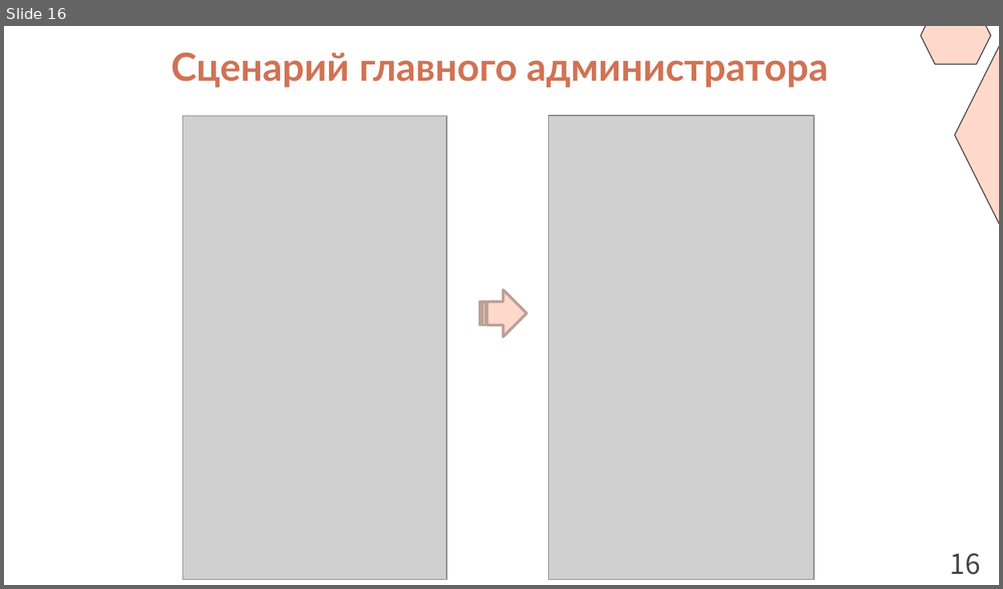
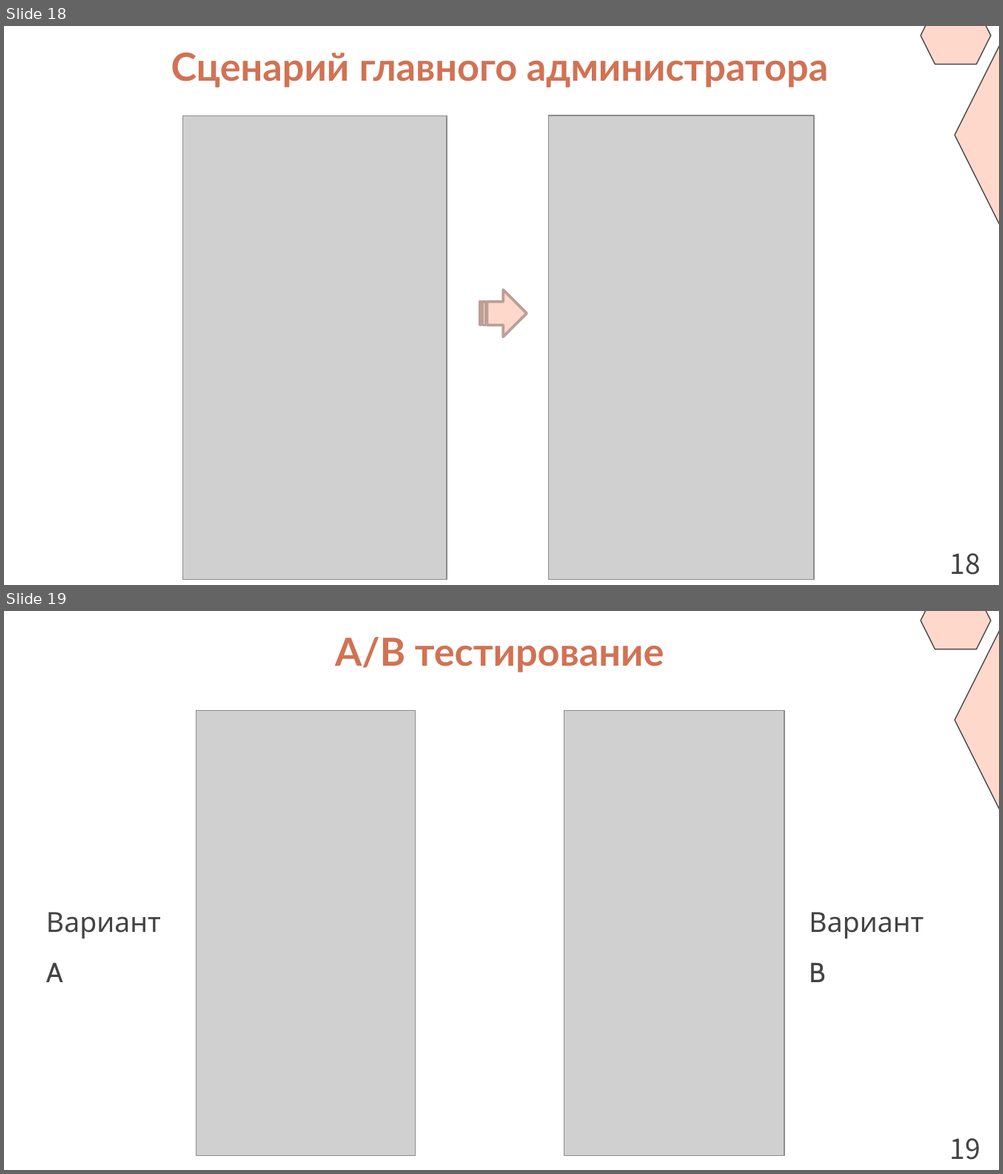
Before and after one commit to Puroktor/PicStorm, a slide deck: docs/PicStorm_Slides.pptx. Shown one above the other, each under a label of ours: slide 16 before the commit, slides 18 and 19 after it. The pictures are 1003x589 and 1003x1174 pixels, drawn with LibreOffice and Linux fonts; fonts in the diff are those of the drawing; grey boxes stand for pictures. Boxes give left, top, right and bottom in pixels: in the first picture for what was removed or moved away, otherwise in the second. Text is boxed around its words. In the diff, an @@ line names an element or a change of style, - is before the commit and + after.

```diff
--- a/docs/PicStorm_Slides.pptx
+++ b/docs/PicStorm_Slides.pptx
@@ slide 19 added at bbox=[4, 611, 999, 1170], background #FFFFFF; not listed: 2 template elements that a slide beside it also shows @@
@@ text added at bbox=[335, 637, 664, 672], 28 pt, text #D17254, bold @@
+A/B тестирование
@@ picture added at bbox=[196, 710, 415, 1156] @@
@@ picture added at bbox=[564, 710, 784, 1156] @@
@@ text added at bbox=[46, 912, 161, 982], 20 pt, text #434343 @@
+Вариант A
@@ text added at bbox=[808, 912, 923, 982], 20 pt, text #434343 @@
+Вариант B
@@ text added at bbox=[950, 1139, 980, 1160], 20 pt, text #434343 @@
+19
@@ what was slide 16 is now slide 18 @@
@@ slide 18 changed as well @@
@@ text at bbox=[950, 554, 980, 575]: text changed @@
-16
+18
```
Also in this commit, not shown: 16 other slides changed, 3 other slides added, 1 slide removed, 8 other files.
